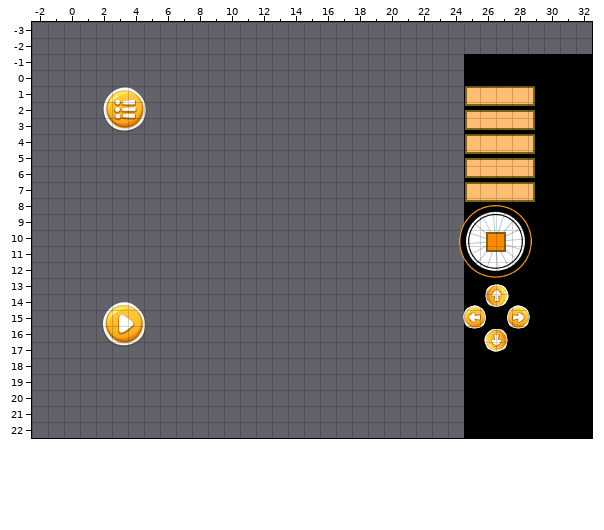
Tiled map (JSON), stored at tiled/gamePanel.json. Above, as it was before the edit.
Cells are 16x16 px. Shown: x -2..32, y -3..22.
Now the later version:
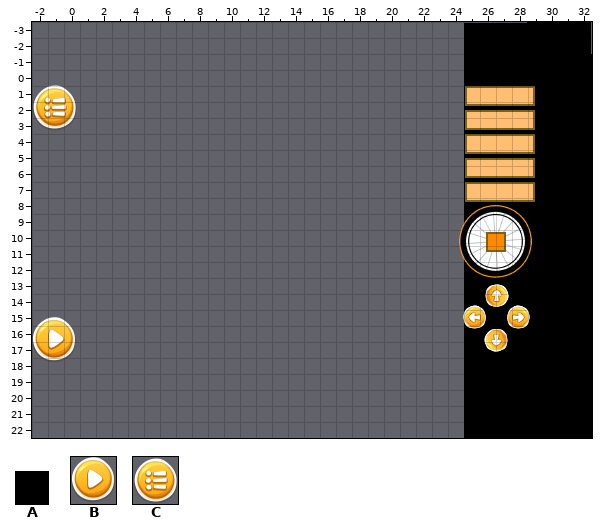
Key: from "black": A 0; from "instructions": B 19 "executeButton", C 21 "gotoMenuButton".
Objects are placed by their top-left corner, in cells (3,4 is the top-left corner of cell 3,4); size is 1x1 cell unless given.
Difference:
Layer "buttons":
changed: C "gotoMenuButton" at 2.4,1 size 2.8x2.9 -> C "gotoMenuButton" at -2,0.9 size 2.8x2.9
changed: B "executeButton" at 2.4,14.5 size 2.8x2.9 -> B "executeButton" at -2,15.4 size 2.8x2.9
added: A at 30.9,-3 size 2x2
added: A at 28.9,-3 size 2x2
added: A at 25,-2.9 size 2x2
added: A at 27,-2.9 size 2x2
Where, in picture pixels (left, top, right, bottom), the same in both pictures:
added: (464, 22, 591, 54)
new place: (33, 85, 77, 130)
old place: (103, 87, 147, 132)
old place: (102, 302, 146, 347)
new place: (32, 317, 76, 362)
